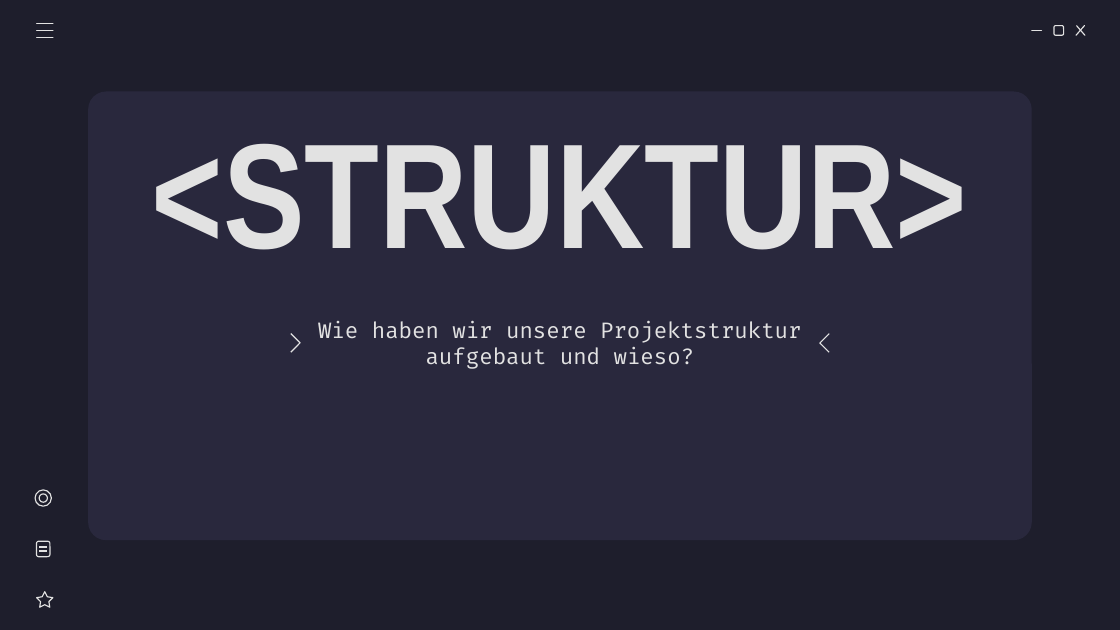
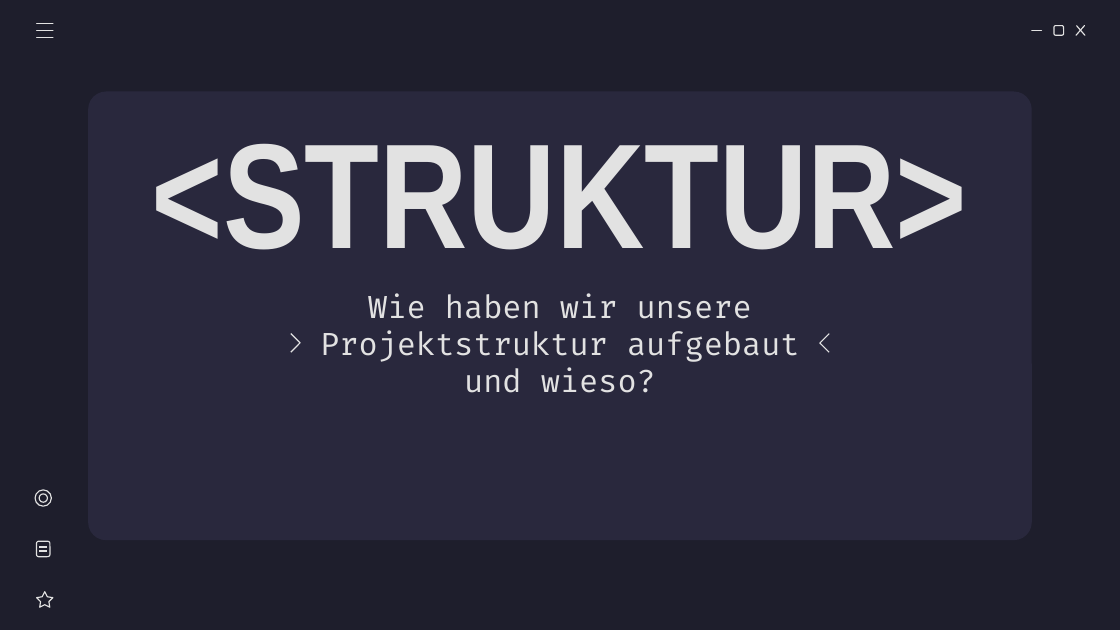
Before and after one commit to miwied/web-based-database-manager, a slide deck: slide 21 of documentation/required documents/Presentation/Webasierter Datenkbankmanager - Präsentation.pptx. Drawn at 1120x630 pixels with LibreOffice and Linux fonts; fonts in the diff are those of the drawing. Boxes give left, top, right and bottom in pixels: in the first picture for what was removed or moved away, otherwise in the second. Text is boxed around its words. In the diff, an @@ line names an element or a change of style, - is before the commit and + after.

```diff
--- a/documentation/required documents/Presentation/Webasierter Datenkbankmanager - Präsentation.pptx
+++ b/documentation/required documents/Presentation/Webasierter Datenkbankmanager - Präsentation.pptx
@@ subtitle "Wie haben wir unsere Projektstruktur ..." at (x1=320, y1=293, x2=800, y2=393): size 14 to 20 pt @@
```
Also in this commit, not shown: 6 other slides changed.
